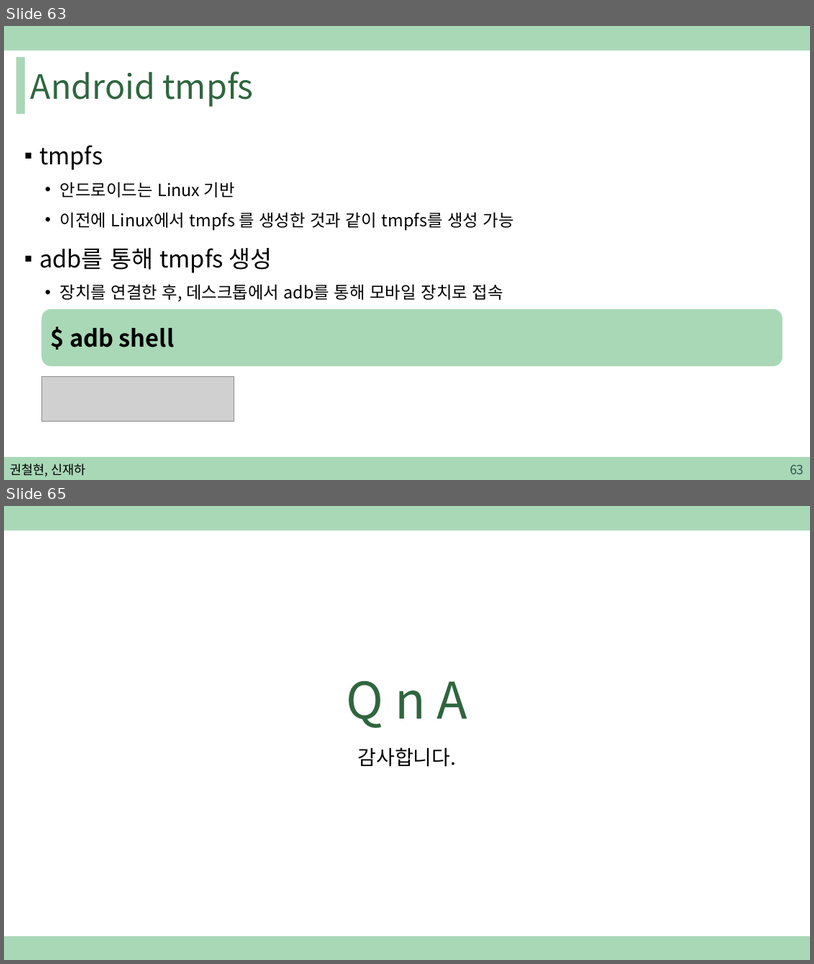
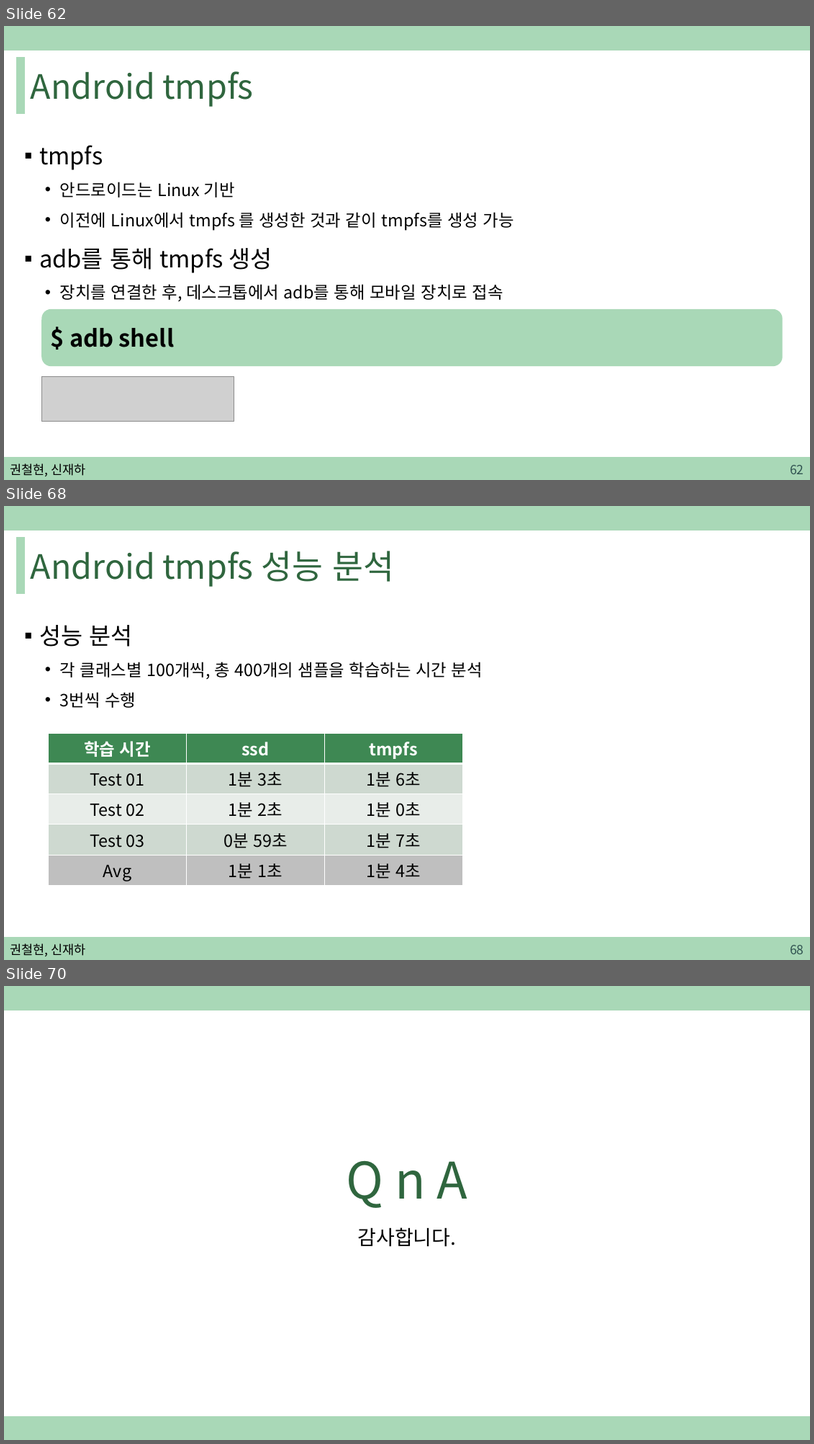
Before and after one commit to sjh4287/capston, a slide deck: 2022.02.18/권철현,신재하.pptx. Shown one above the other, each under a label of ours: slides 63 and 65 before the commit, slides 62, 68 and 70 after it; the slides between them are not shown. The pictures are 814x964 and 814x1444 pixels, drawn with LibreOffice and Linux fonts; fonts in the diff are those of the drawing; grey boxes stand for pictures. Boxes give left, top, right and bottom in pixels: in the first picture for what was removed or moved away, otherwise in the second. Text is boxed around its words. In the diff, an @@ line names an element or a change of style, - is before the commit and + after.

```diff
--- a/2022.02.18/권철현,신재하.pptx
+++ b/2022.02.18/권철현,신재하.pptx
@@ slide 68 added at <box>4,506,810,960</box>, background #FFFFFF; not listed: 3 template elements that a slide beside it also shows @@
@@ title added at <box>31,551,394,587</box>, 40 pt, text #2F663E @@
+Android tmpfs 성능 분석
@@ text added at <box>39,625,483,708</box>, 20 pt, text #000000 @@
+▪ 성능 분석
+  • 각 클래스별 100개씩, 총 400개의 샘플을 학습하는 시간 분석
+  • 3번씩 수행
@@ table added at <box>48,733,462,884</box>, 5 rows, 3 columns @@
+학습 시간 | ssd | tmpfs
+Test 01 | 1분 3초 | 1분 6초
+Test 02 | 1분 2초 | 1분 0초
+Test 03 | 0분 59초 | 1분 7초
+Avg | 1분 1초 | 1분 4초
@@ text added at <box>10,943,85,956</box>, 15 pt, text #000000 @@
+권철현, 신재하
@@ page number added at <box>790,944,804,954</box>, 15 pt, text #305250 @@
+68
@@ what was slide 63 is now slide 62 @@
@@ page number at <box>790,464,804,474</box>: text changed @@
-63
+62
@@ what was slide 65 is now slide 70 @@
```
Also in this commit, not shown: 11 slides changed, 4 other slides added.
